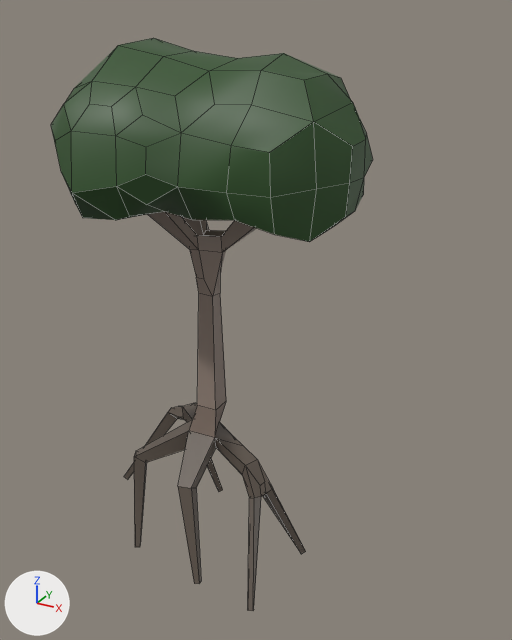
A saved change to the Blender file SourceAssets/Trees/BigTrees/BigTrees.blend.
Before and after are seen from a 50 mm camera at (2.29, -3.55, 3.32) aimed at (-0.13, 0.87, 1.11). The lights are fixed; the arrows at lower left show +X, +Y and +Z. The older version comes first. Mesh edges are drawn as thin lines. The same objects are shown in both versions, whatever each file hides.

The first picture shows 'LargeLeafedOrangeMangrove'.
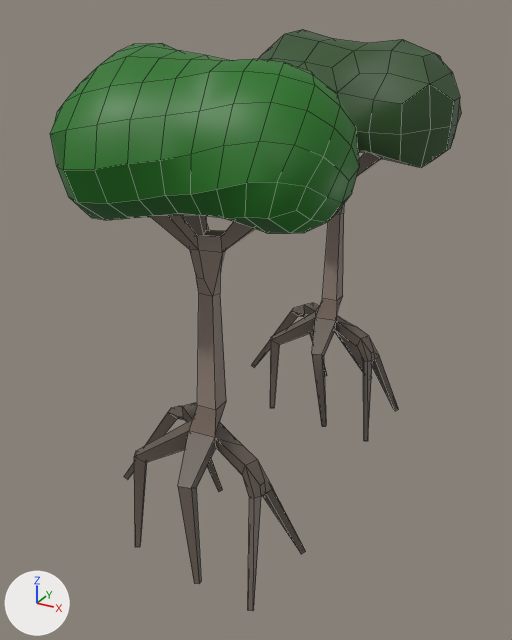
Location of each change, [x1, y1, x2, y2] in pixels of the pictures (512 x 640 px):
'LargeLeafedOrangeMangrove', moved
    before: [51, 38, 373, 611]
    after: [251, 29, 462, 441]
'LargeLeafedOrangeMangrove.001', added (green)
    after: [50, 43, 359, 611]
    faces in mat_material (dark green #1f741b): [50, 43, 359, 233]
    faces in mat_material_001 (picture img_colorpalette_png): [124, 215, 306, 611]

What changed in the scene script:
```text
Add mat_material:
    mat_material = principled_material('Material')
    mat_material.base_color = (0.0134, 0.175, 0.0108)  # dark green #1f741b
Add me_circle_002:
    me_circle_002.from_pydata(...)  # 309 vertices, 306 faces; spans x -0.95..0.9, y -0.68..0.71, z -0.26..3.12
    me_circle_002.polygons.foreach_set('use_smooth', [True] * 306)
    # faces by material slot: [115, 191]
    me_circle_002.materials.append(mat_material_001)  # picture img_colorpalette_png
    me_circle_002.materials.append(mat_material)  # dark green #1f741b
Change ob_largeleafedorangemangrove:
    ob_largeleafedorangemangrove.location: (0.0, 0.0, 0.0) -> (-0.049, 2.193, 0.0)
Add ob_largeleafedorangemangrove_001:
    ob_largeleafedorangemangrove_001 = bpy.data.objects.new('LargeLeafedOrangeMangrove.001', me_circle_002)
    ob_largeleafedorangemangrove_001.location = (0.0, 0.0, 0.0)
```
